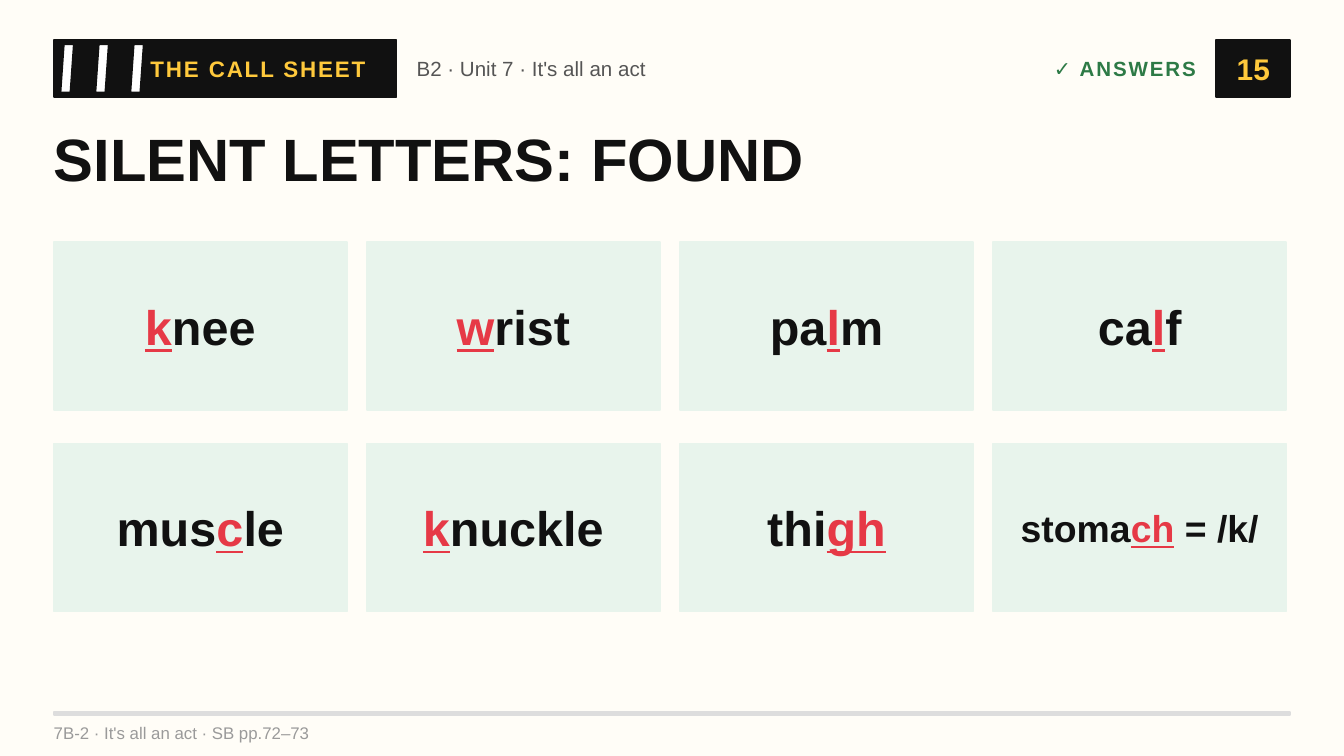
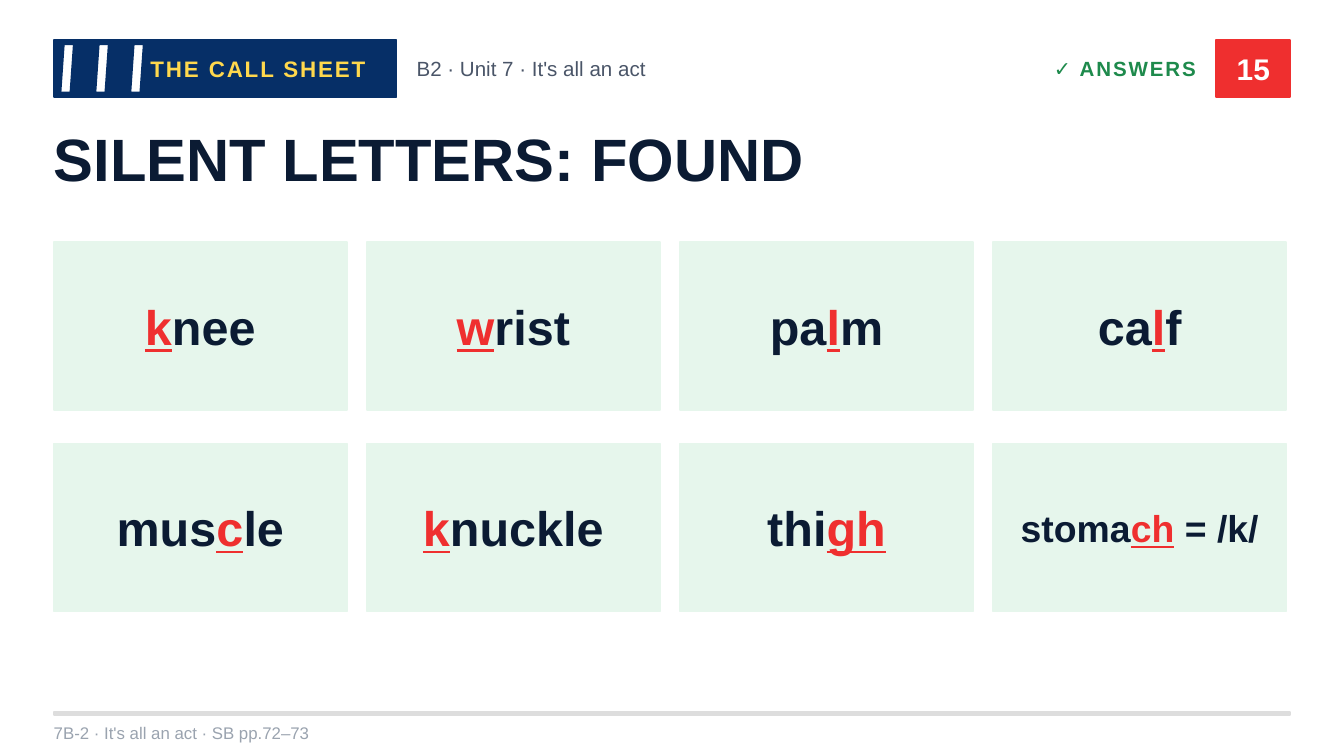
Before and after one commit to londonlanguageschool/Bagheria-, a slide deck: slide 15 of materials/B2/B2_7B-2_Its_all_an_act.pptx. Drawn at 1344x756 pixels with LibreOffice and Linux fonts; fonts in the diff are those of the drawing. Boxes give left, top, right and bottom in pixels: in the first picture for what was removed or moved away, otherwise in the second. Text is boxed around its words. In the diff, an @@ line names an element or a change of style, - is before the commit and + after.

```diff
--- a/materials/B2/B2_7B-2_Its_all_an_act.pptx
+++ b/materials/B2/B2_7B-2_Its_all_an_act.pptx
@@ background #FFFDF7 to #FFFFFF @@
@@ fill #111111 to #062F67; outline #111111 1 pt to #062F67 1 pt in 3 elements at (54,40,396,97), (78,44,91,93), (113,44,126,93) @@
@@ outline #111111 1 pt to #062F67 1 pt in 3 elements at (60,44,74,93), (95,44,109,93), (130,44,144,93) @@
@@ text "THE CALL SHEET" at (150,61,365,78): text colour #FFC93C to #FFD84D @@
@@ text "B2 · Unit 7 · ..." at (417,61,645,76): text colour #555555 to #4A5568 @@
@@ text "✓ ANSWERS" at (1080,61,1196,77): text colour #2D7A46 to #1E8A4C @@
@@ text "15" at (1237,59,1270,81): text colour #FFC93C to #FFFFFF @@
@@ rectangle at (1216,40,1290,97): fill #111111 to #EF2F2F; outline #111111 1 pt to #EF2F2F 1 pt @@
@@ text "SILENT LETTERS: FOUND" at (54,139,803,182): text colour #111111 to #0B1B33 @@
@@ text "knee" at (145,310,256,352): text colour #E63946 to #EF2F2F, text colour #111111 to #0B1B33 in "knee" @@
@@ text "wrist" at (457,310,570,352): text colour #E63946 to #EF2F2F, text colour #111111 to #0B1B33 in "wrist" @@
@@ text "palm" at (770,310,883,354): text colour #111111 to #0B1B33, text colour #E63946 to #EF2F2F in "palm" @@
@@ text "calf" at (1098,310,1182,352): text colour #111111 to #0B1B33, text colour #E63946 to #EF2F2F in "calf" @@
@@ text "muscle" at (117,511,284,553): text colour #111111 to #0B1B33, text colour #E63946 to #EF2F2F in "muscle" @@
@@ text "knuckle" at (423,511,604,553): text colour #E63946 to #EF2F2F, text colour #111111 to #0B1B33 in "knuckle" @@
@@ text "thigh" at (767,511,886,556): text colour #111111 to #0B1B33, text colour #E63946 to #EF2F2F in "thigh" @@
@@ text "stomach = /k/" at (1021,515,1259,548): text colour #111111 to #0B1B33 in "stomach = /k/"; text colour #E63946 to #EF2F2F in "stomach" @@
@@ fill #E8F4EC to #E6F6EC; outline #E8F4EC 1 pt to #E6F6EC 1 pt in 8 elements at (54,242,347,410), (367,242,660,410), (680,242,973,410), (993,242,1286,410), (54,444,347,612), (367,444,660,612), (680,444,973,612), (993,444,1286,612) @@
@@ text "7B-2 · It's all an ..." at (54,727,309,743): text colour #9A9A9A to #9AA3AF @@
```
Also in this commit, not shown: 18 other slides changed, 41 other files.
